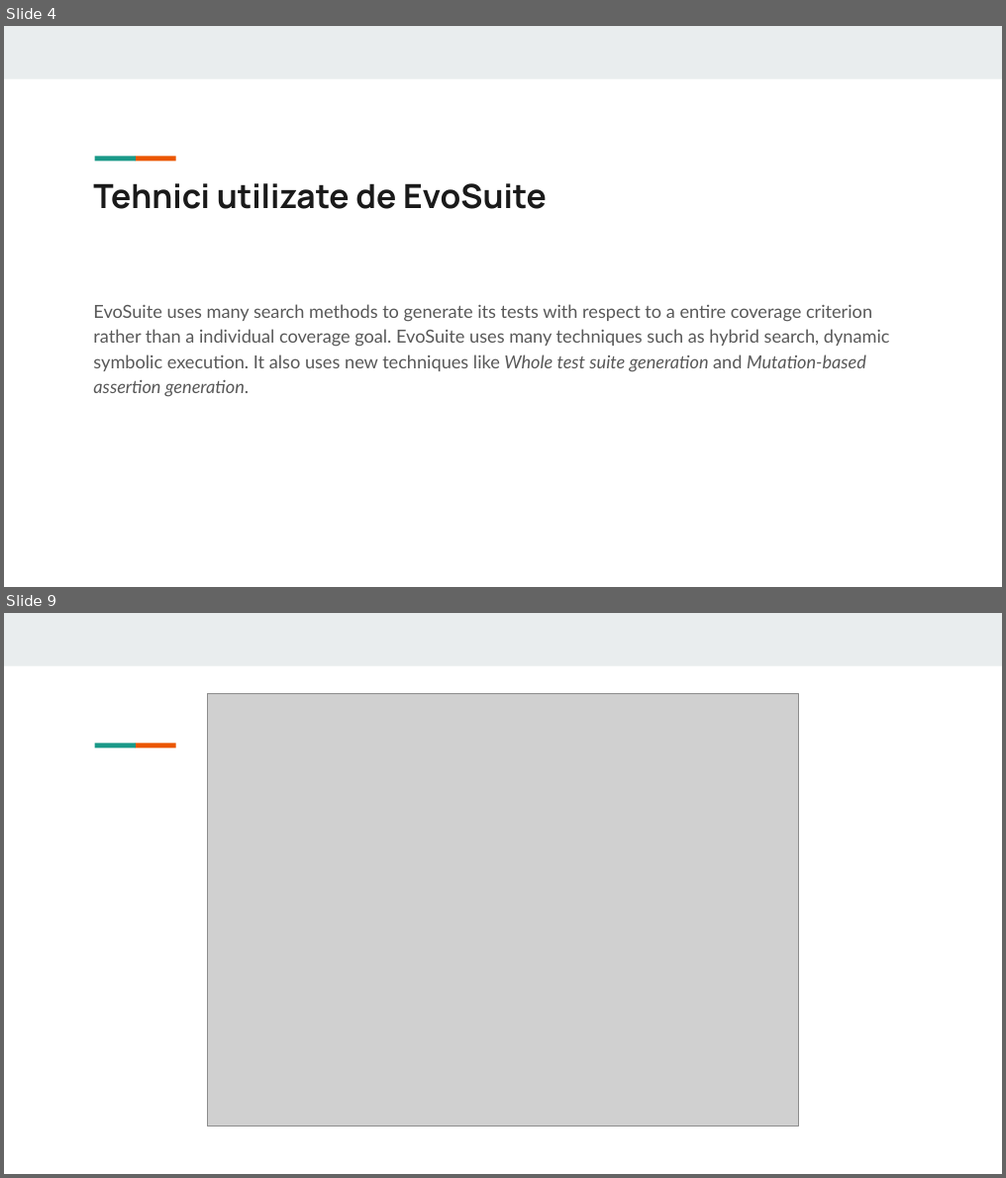
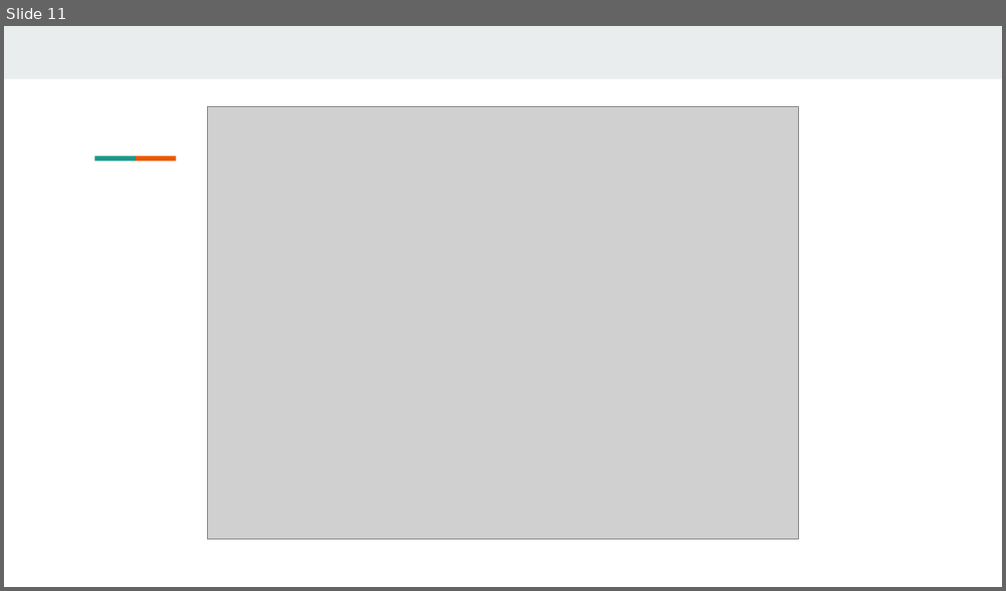
Before and after one commit to Alecsandu/EvoSuite_Demo, a slide deck: prezentare/EvoSuite.odp. Shown one above the other, each under a label of ours: slides 4 and 9 before the commit, slide 11 after it; the slides between them are not shown. The pictures are 1006x1178 and 1006x591 pixels, drawn with LibreOffice and Linux fonts; fonts in the diff are those of the drawing; grey boxes stand for pictures. Boxes give left, top, right and bottom in pixels: in the first picture for what was removed or moved away, otherwise in the second. Text is boxed around its words. In the diff, an @@ line names an element or a change of style, - is before the commit and + after.

```diff
--- a/prezentare/EvoSuite.odp
+++ b/prezentare/EvoSuite.odp
@@ slide 4 removed at (4, 26, 1002, 587), background #FFFFFF; not listed: 3 template elements that a slide beside it also shows @@
@@ title removed at (93, 183, 547, 209) @@
-Tehnici utilizate de EvoSuite
@@ text removed at (93, 304, 890, 397) @@
-EvoSuite uses many search methods to generate its tests with respect to a entire coverage criterion rather than a individual coverage goal. EvoSuite uses many techniques such as hybrid search, dynamic symbolic execution. It also uses new techniques like Whole test suite generation and Mutation-based assertion generation.
@@ what was slide 9 is now slide 11 @@
```
Also in this commit, not shown: 3 slides changed, 9 slides added, 5 other slides removed.
